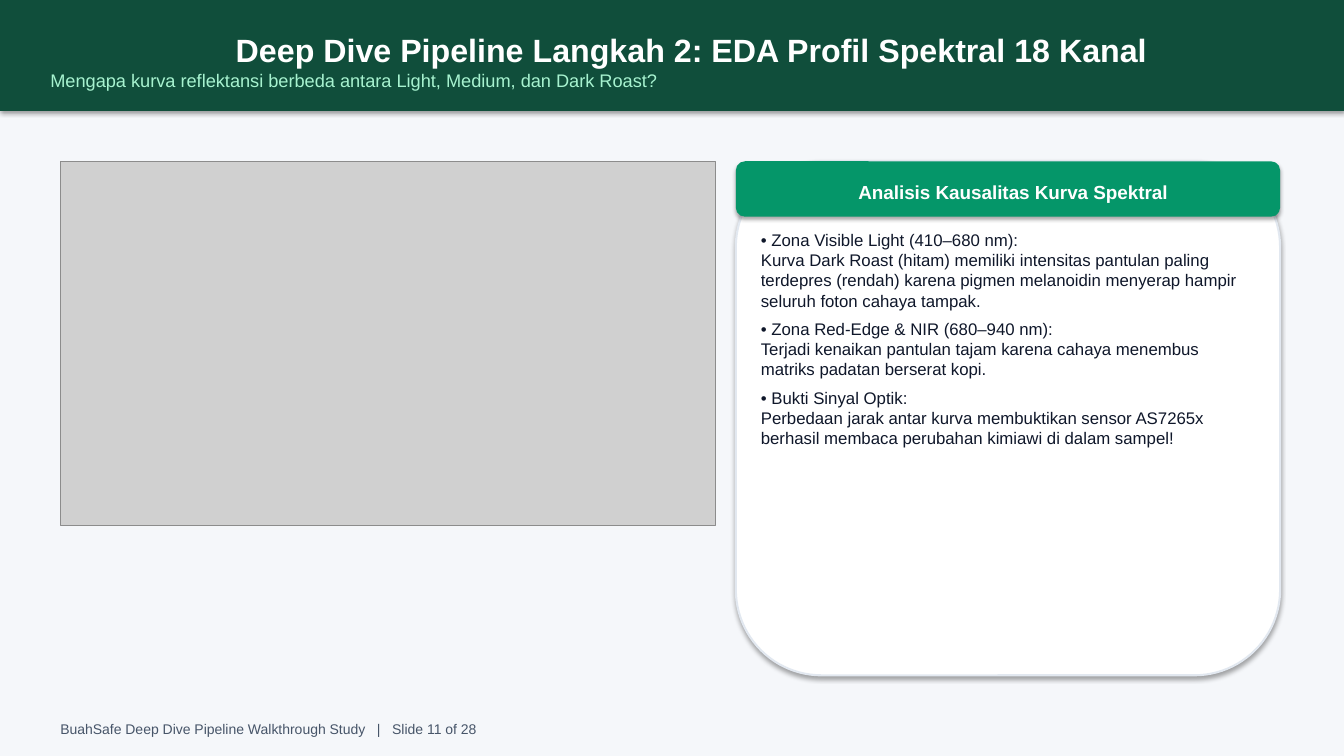
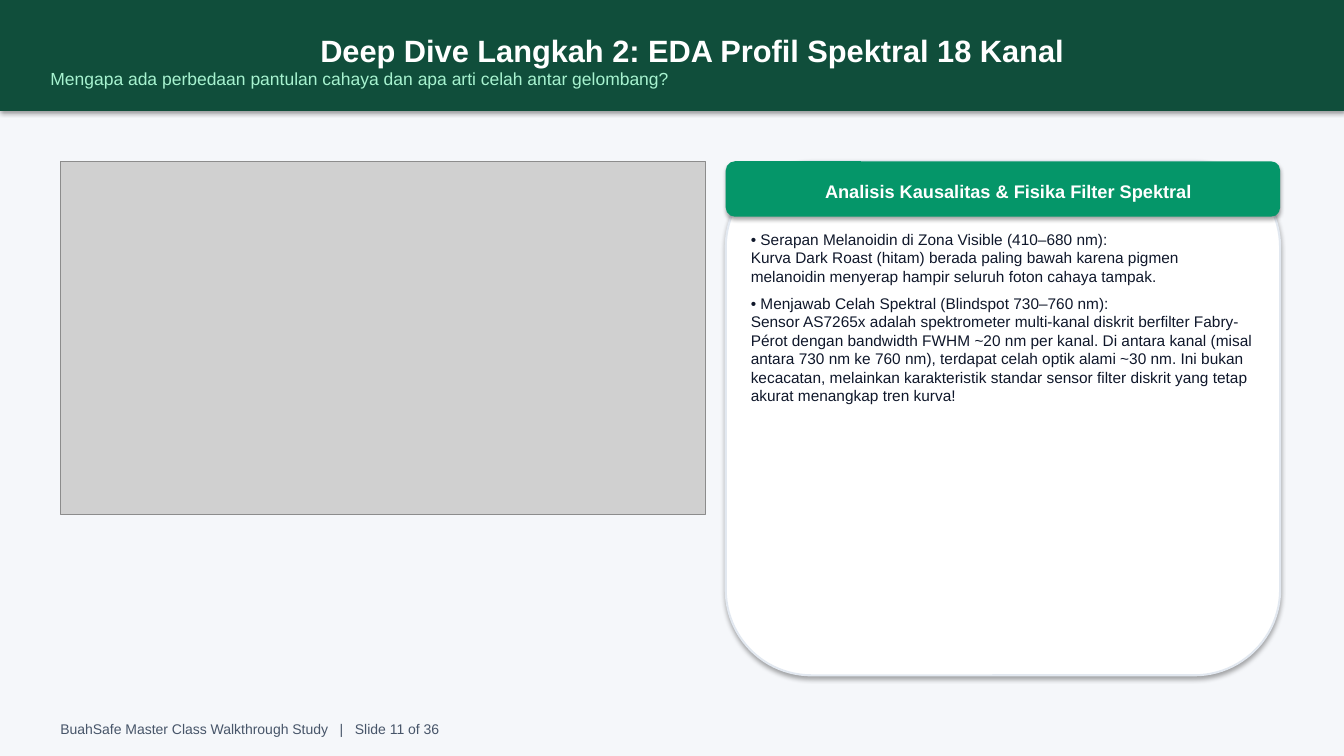
Before and after one commit to adsurkasur/buahsafe, a slide deck: slide 11 of BuahSafe_Super_Comprehensive_Presentation_Deep_Dive.pptx. Drawn at 1344x756 pixels with LibreOffice and Linux fonts; fonts in the diff are those of the drawing; grey boxes stand for pictures. Boxes give left, top, right and bottom in pixels: in the first picture for what was removed or moved away, otherwise in the second. Text is boxed around its words. In the diff, an @@ line names an element or a change of style, - is before the commit and + after.

Commit message:
feat: expand to 36-slide master class presentation addressing all 12 detailed review points with comprehensive theory, causality chains, and fixed visual assets

```diff
--- a/BuahSafe_Super_Comprehensive_Presentation_Deep_Dive.pptx
+++ b/BuahSafe_Super_Comprehensive_Presentation_Deep_Dive.pptx
@@ text in rectangle at (50,39,1064,89): text changed; size 13 to 12.5 pt @@
-Deep Dive Pipeline Langkah 2: EDA Profil Spektral 18 Kanal
-Mengapa kurva reflektansi berbeda antara Light, Medium, dan Dark Roast?
+Deep Dive Langkah 2: EDA Profil Spektral 18 Kanal
+Mengapa ada perbedaan pantulan cahaya dan apa arti celah antar gelombang?
@@ picture: place and size @@
-picture at (60,161,716,525)
+picture at (60,161,706,514)
@@ rounded rectangle: place and size @@
-rounded rectangle at (736,161,1280,676)
+rounded rectangle at (726,161,1280,676)
@@ rounded rectangle "Analisis Kausalitas & Fisika Filter ...": place and size @@
-rounded rectangle "Analisis Kausalitas & Fisika Filter ..." at (736,161,1280,217)
+rounded rectangle "Analisis Kausalitas & Fisika Filter ..." at (726,161,1280,217)
@@ text in rounded rectangle at (825,184,1192,202): text changed; size 13.5 to 13 pt @@
-Analisis Kausalitas Kurva Spektral
+Analisis Kausalitas & Fisika Filter Spektral
@@ text at (751,234,1252,405): text changed; size 12 to 11 pt @@
-• Zona Visible Light (410–680 nm):
-Kurva Dark Roast (hitam) memiliki intensitas pantulan paling terdepres (rendah) karena pigmen melanoidin menyerap hampir seluruh foton cahaya tampak.
-• Zona Red-Edge & NIR (680–940 nm):
-Terjadi kenaikan pantulan tajam karena cahaya menembus matriks padatan berserat kopi.
-• Bukti Sinyal Optik:
-Perbedaan jarak antar kurva membuktikan sensor AS7265x berhasil membaca perubahan kimiawi di dalam sampel!
+• Serapan Melanoidin di Zona Visible (410–680 nm):
+Kurva Dark Roast (hitam) berada paling bawah karena pigmen melanoidin menyerap hampir seluruh foton cahaya tampak.
+• Menjawab Celah Spektral (Blindspot 730–760 nm):
+Sensor AS7265x adalah spektrometer multi-kanal diskrit berfilter Fabry-Pérot dengan bandwidth FWHM ~20 nm per kanal. Di antara kanal (misal antara 730 nm ke 760 nm), terdapat celah optik alami ~30 nm. Ini bukan kecacatan, melainkan karakteristik standar sensor filter diskrit yang tetap akurat menangkap tren kurva!
@@ text at (60,724,440,737): text changed @@
-BuahSafe Deep Dive Pipeline Walkthrough Study | Slide 11 of 28
+BuahSafe Master Class Walkthrough Study | Slide 11 of 36
```
Also in this commit, not shown: 25 other slides changed, 10 slides added, 2 slides removed, 3 other files.
